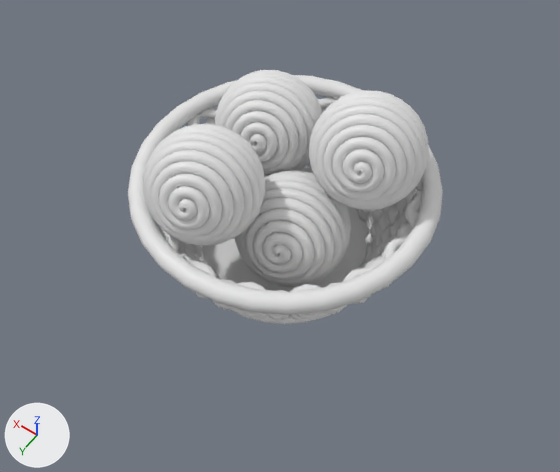
The Blender file art/models/props/yarn_basket/yarn_basket.blend: old version first, new version second.
The view is the same before and after, from a 50 mm camera at (-2.21, 3.17, 5.07) aimed at (-0.06, 0.15, 0.33). The lights are fixed; the arrows at lower left show +X, +Y and +Z. The first picture is the older version.

The first picture shows 'Basket', 'Yarn ball', 'Yarn ball.001', 'Yarn ball.002', 'Yarn ball.003'.
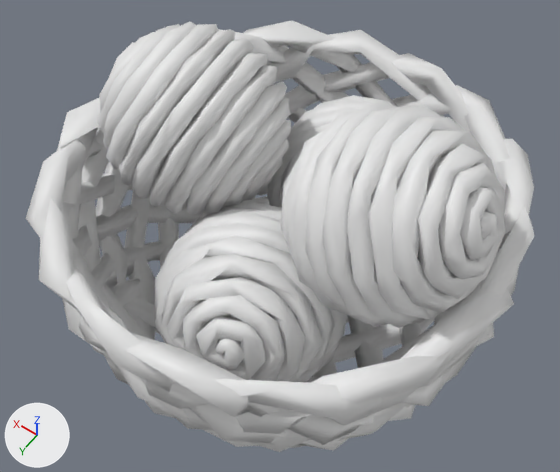
Location of each change, (x1, y1, x2, y2) in pixels of the pictures (560 x 472 px):
'Basket 2', shown: after (25, 20, 534, 452)
'Yarn ball.003', reshaped, moved, turned, surface changed, rescaled: before (143, 124, 265, 246); after (281, 101, 505, 328)
'Yarn ball.002', reshaped, moved, turned, surface changed, rescaled: before (309, 90, 429, 210); after (97, 22, 291, 215)
'Yarn ball', reshaped, moved, rescaled: before (235, 170, 351, 287); after (155, 202, 348, 382)
'Basket', hidden: before (128, 75, 443, 324)
'Yarn ball.001', reshaped, moved, turned, rescaled: before (215, 70, 323, 177); after (267, 95, 391, 208)

Edits to the bpy script that builds the scene:
```text
Change me_cylinder_006:
    used by ob_basket; location = (0.0, 0.0, 0.058); scale = (1.08, 1.08, 1.08)
    remove me_cylinder_006.from_pydata(...)  # 20652 vertices, 20144 faces; spans x -1.06..1.06, y -1.07..1.07, z -0.04..0.75
    add me_cylinder_006.from_pydata(...)  # 3470 vertices, 5575 faces; spans x -1.06..1.06, y -1.07..1.07, z -0.04..0.75
    me_cylinder_006 part 1: 289 vertices moved within x -0.97..0.97, y -0.93..1.04, z -0.02..0.72; 19577 vertices removed from x -1.06..1.06, y -1.07..1.07, z -0.04..0.75; 2395 vertices added at x -1.06..1.06, y -1.07..1.07, z -0.04..0.75
Add me_spiral_003:
    me_spiral_003.from_pydata(...)  # 550 vertices, 993 faces; spans x -1.11..1.1, y -1.12..1.12, z -1.11..1.11
    me_spiral_003.polygons.foreach_set('use_smooth', [True] * 993)
Add me_celtic_001:
    me_celtic_001.from_pydata(...)  # 720 vertices, 1419 faces; spans x -1.84..1.84, y -1.85..1.85, z -0.95..0.93
    me_celtic_001.polygons.foreach_set('use_smooth', [True] * 1419)
Add col_yarn_ball:
    col_yarn_ball = bpy.data.collections.new('Yarn ball')
    col_yarn_ball.objects.link(ob_yarn_ball)
Change ob_basket:
    add ob_basket.hide_set(True)
Change ob_yarn_ball:
    ob_yarn_ball: bpy.data.objects.new('Yarn ball', cu_spiral_003) -> bpy.data.objects.new('Yarn ball', me_spiral_003)
    ob_yarn_ball.location: (-0.159, 0.131, 0.48) -> (-0.159, 0.651, 0.139)
    ob_yarn_ball.scale: (0.399, 0.399, 0.399) -> (0.662, 0.662, 0.662)
Change ob_yarn_ball_001:
    ob_yarn_ball_001.rotation_euler: (2.013, -0.0491, 0.328) -> (0.0, 0.0, 0.0)  # degrees (115, -2.8, 19) -> degrees (0, 0, 0)
    ob_yarn_ball_001.scale: (0.38, 0.38, 0.38) -> (1.0, 1.0, 1.0)
    ob_yarn_ball_001: bpy.data.objects.new('Yarn ball.001', cu_spiral_003) -> bpy.data.objects.new('Yarn ball.001', None)
    ob_yarn_ball_001.location: (0.393, -0.343, 0.871) -> (0.0, -1.443, 0.0)
Change ob_yarn_ball_002:
    ob_yarn_ball_002.scale: (0.38, 0.38, 0.38) -> (1.0, 1.0, 1.0)
    ob_yarn_ball_002: bpy.data.objects.new('Yarn ball.002', cu_spiral_003) -> bpy.data.objects.new('Yarn ball.002', None)
    ob_yarn_ball_002.location: (-0.476, -0.343, 1.113) -> (0.175, 0.0, 0.788)
    ob_yarn_ball_002.rotation_euler: (2.013, -0.0491, 0.328) -> (-0.00271, 0.0149, -1.824)  # degrees (115, -2.8, 19) -> degrees (-0.2, 0.9, -105)
    add ob_yarn_ball_002.instance_type = 'COLLECTION'
    add ob_yarn_ball_002.instance_collection = col_yarn_ball
Change ob_yarn_ball_003:
    ob_yarn_ball_003.scale: (0.38, 0.38, 0.38) -> (1.0, 1.0, 1.0)
    ob_yarn_ball_003: bpy.data.objects.new('Yarn ball.003', cu_spiral_003) -> bpy.data.objects.new('Yarn ball.003', None)
    ob_yarn_ball_003.location: (0.303, 0.541, 1.045) -> (-0.236, 0.0, 0.966)
    ob_yarn_ball_003.rotation_euler: (2.013, -0.0491, 0.328) -> (0.0, 0.0, 1.227)  # degrees (115, -2.8, 19) -> degrees (0, 0, 70)
    add ob_yarn_ball_003.instance_type = 'COLLECTION'
    add ob_yarn_ball_003.instance_collection = col_yarn_ball
Change ob_basket_2:
    ob_basket_2: bpy.data.objects.new('Basket 2', cu_celtic_001) -> bpy.data.objects.new('Basket 2', me_celtic_001)
    remove ob_basket_2.hide_set(True)  # its collection is switched off
```
